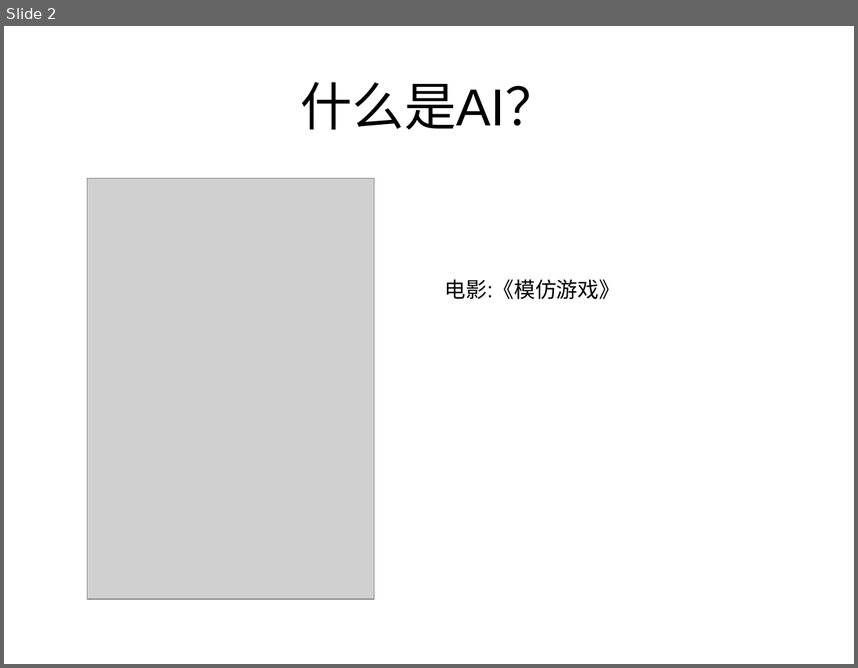
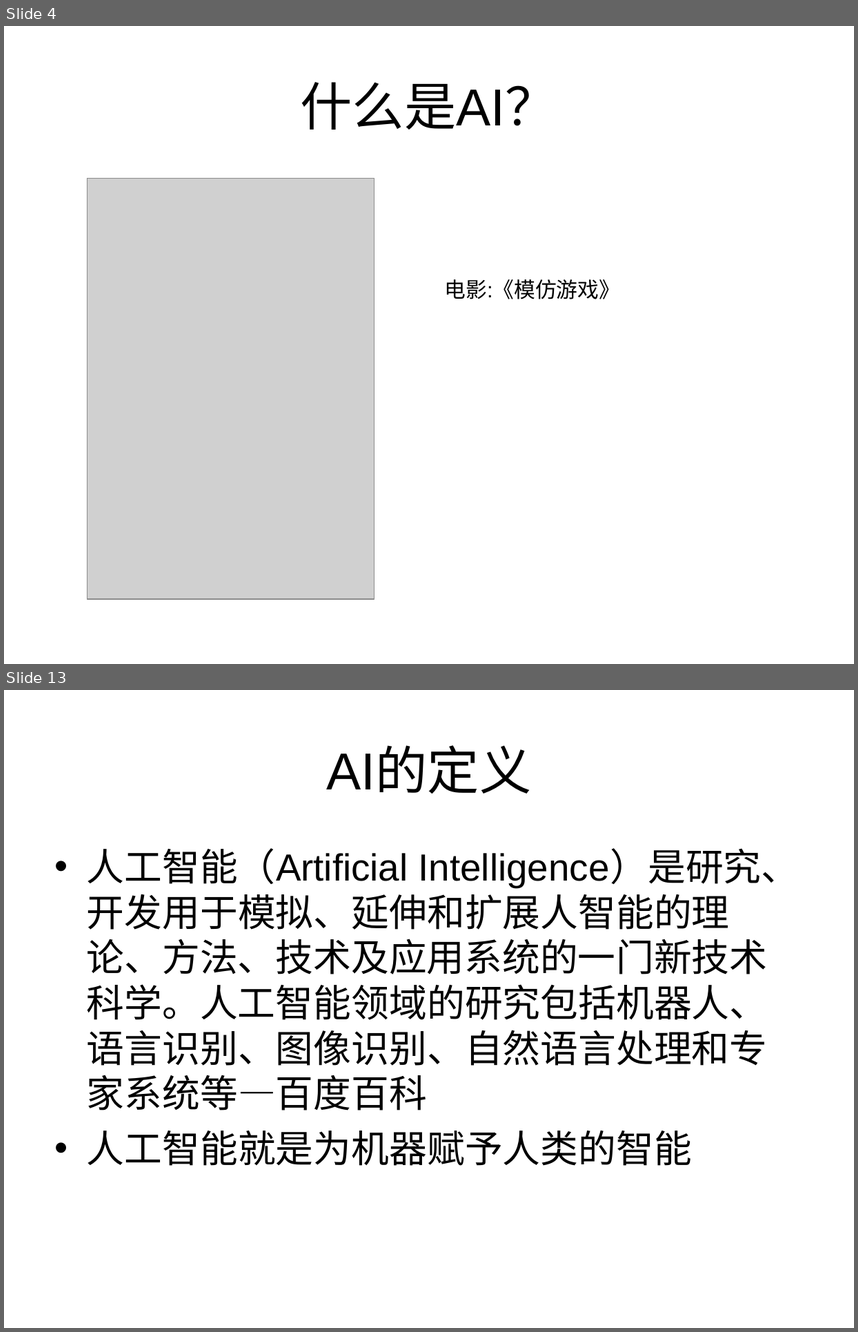
Before and after one commit to zhijie-ai/RL, a slide deck: rl-rec-practice/topk/code/AI的过去现在及未来.ppt. Shown one above the other, each under a label of ours: slide 2 before the commit, slides 4 and 13 after it; the slides between them are not shown. The pictures are 858x668 and 858x1332 pixels, drawn with LibreOffice and Linux fonts; fonts in the diff are those of the drawing; grey boxes stand for pictures. Boxes give left, top, right and bottom in pixels: in the first picture for what was removed or moved away, otherwise in the second. Text is boxed around its words. In the diff, an @@ line names an element or a change of style, - is before the commit and + after.

```diff
--- a/rl-rec-practice/topk/code/AI的过去现在及未来.ppt
+++ b/rl-rec-practice/topk/code/AI的过去现在及未来.ppt
@@ slide 13 added at (4,690,854,1328), background #FFFFFF @@
@@ title added at (326,748,531,793), 44 pt, text #000000 @@
+AI的定义
@@ text added at (87,848,800,1165), 32 pt, text #000000 @@
+• 人工智能（Artificial Intelligence）是研究、开发用于模拟、延伸和扩展人智能的理论、方法、技术及应用系统的一门新技术科学。人工智能领域的研究包括机器人、语言识别、图像识别、自然语言处理和专家系统等—百度百科
+• 人工智能就是为机器赋予人类的智能
@@ what was slide 2 is now slide 4 @@
```
Also in this commit, not shown: 12 other slides added, 1 slide removed.
